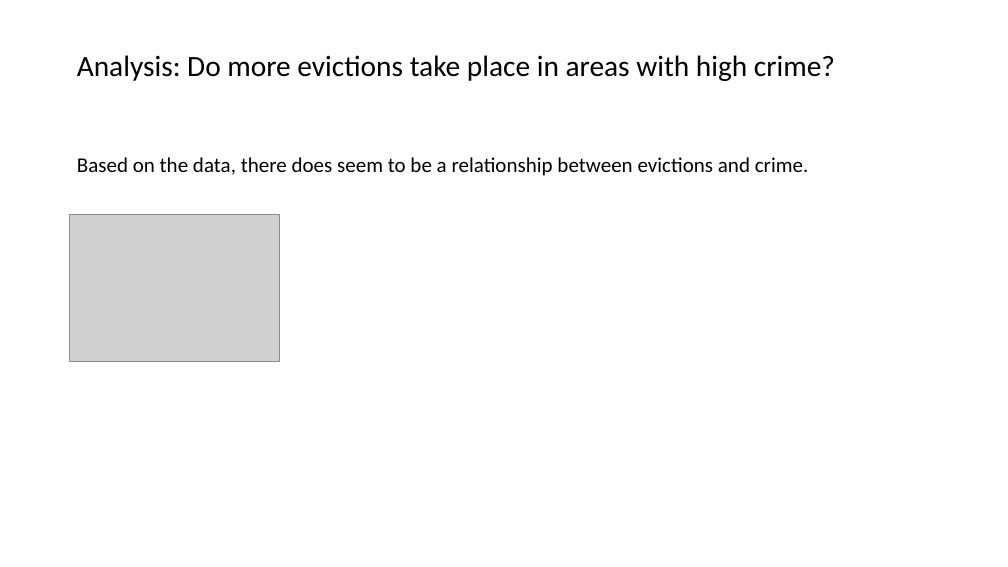
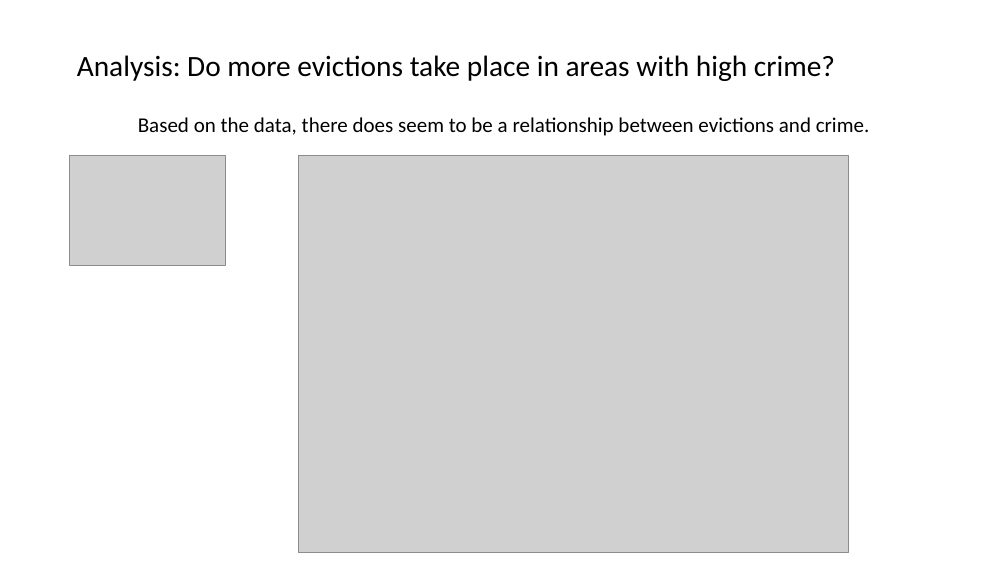
Before and after one commit to smaups/Project_1, a slide deck: slide 5 of LANDLORDS.pptx. Drawn at 1008x567 pixels with LibreOffice and Linux fonts; fonts in the diff are those of the drawing; grey boxes stand for pictures. Boxes give left, top, right and bottom in pixels: in the first picture for what was removed or moved away, otherwise in the second. Text is boxed around its words. In the diff, an @@ line names an element or a change of style, - is before the commit and + after.

```diff
--- a/LANDLORDS.pptx
+++ b/LANDLORDS.pptx
@@ text "Based on the data, there ...": place and size @@
-text "Based on the data, there ..." at (77, 157, 809, 176)
+text "Based on the data, there ..." at (138, 117, 870, 136)
@@ text "Based on the data, there ..." at (138, 117, 870, 136): alignment left to centre @@
@@ picture: place and size @@
-picture at (70, 214, 280, 361)
+picture at (70, 156, 226, 265)
@@ picture added at (299, 156, 849, 552) @@
```
Also in this commit, not shown: 4 other slides changed, 2 slides added.
